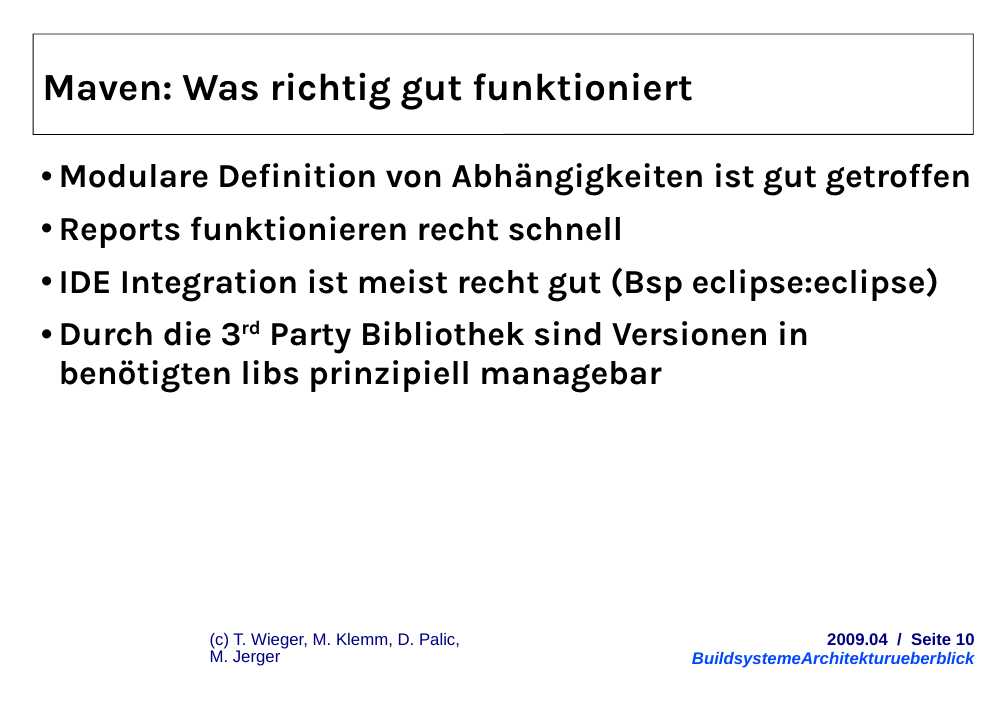
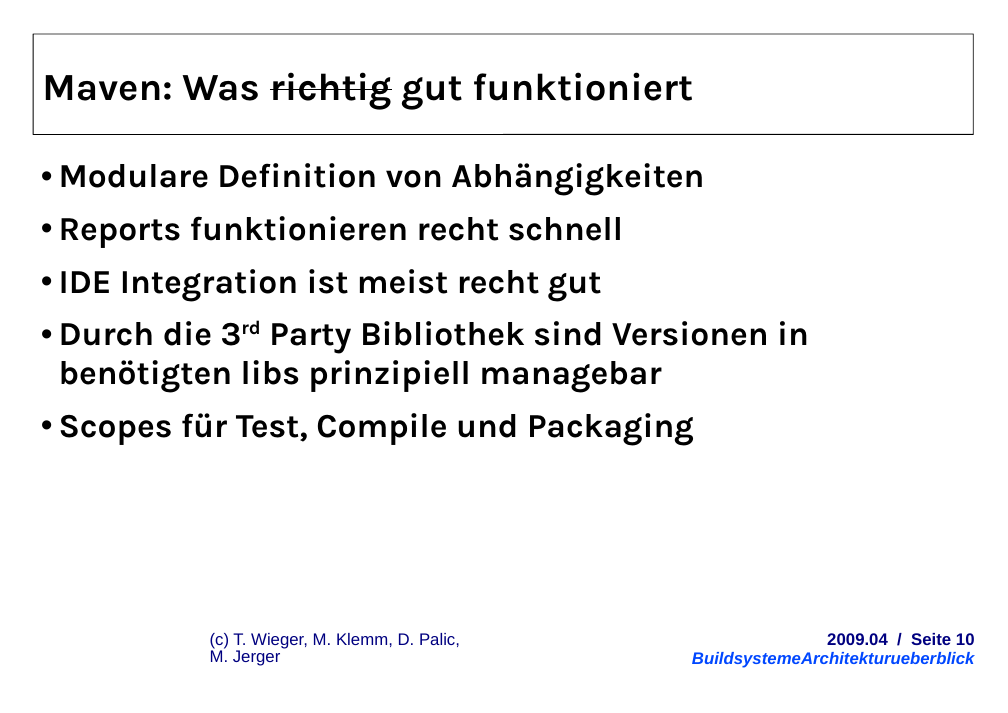
Before and after one commit to herrwieger/experttrainingbuildsystems, a slide deck: slide 10 of praesentationen/BuildsystemeArchitekturueberblick.odp. Drawn at 1008x713 pixels with LibreOffice and Linux fonts; fonts in the diff are those of the drawing; background and template pictures are left out. Boxes give left, top, right and bottom in pixels: in the first picture for what was removed or moved away, otherwise in the second. Text is boxed around its words. In the diff, an @@ line names an element or a change of style, - is before the commit and + after.

```diff
--- a/praesentationen/BuildsystemeArchitekturueberblick.odp
+++ b/praesentationen/BuildsystemeArchitekturueberblick.odp
@@ title "Maven: Was richtig gut funktioniert" at <box>42,72,693,110</box>: strikethrough on in "richtig" @@
@@ text at <box>59,163,704,196</box>: text changed @@
-  • Modulare Definition von Abhängigkeiten ist gut getroffen
+  • Modulare Definition von Abhängigkeiten
@@ text at <box>59,269,602,302</box>: text changed @@
-  • IDE Integration ist meist recht gut (Bsp eclipse:eclipse)
+  • IDE Integration ist meist recht gut
@@ text at <box>59,413,694,446</box>: paragraph added @@
+  • Scopes für Test, Compile und Packaging
```
Also in this commit, not shown: 8 other slides changed, 2 slides added, 1 slide removed.
